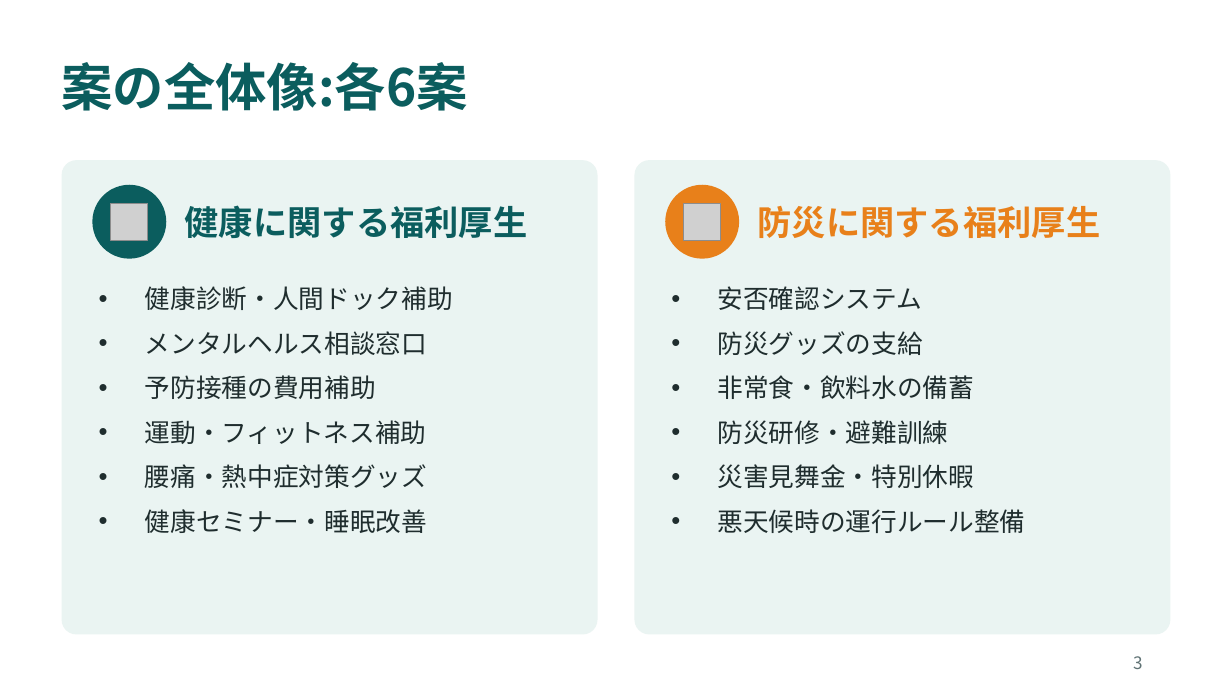
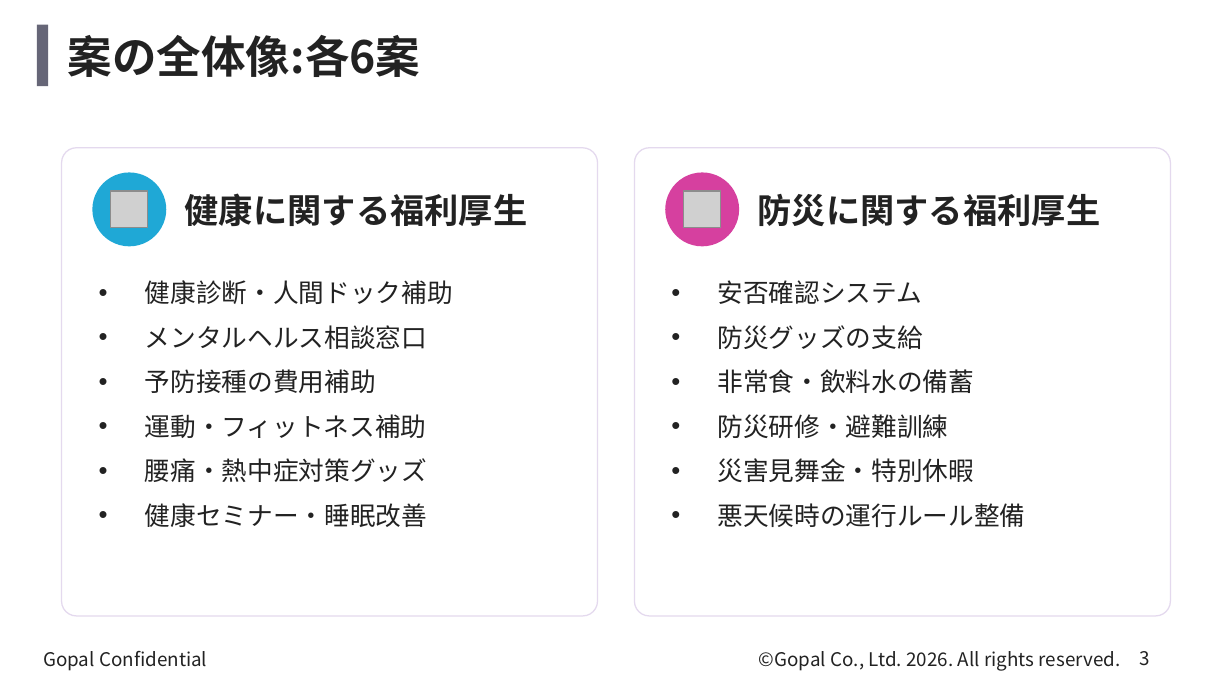
Before and after one commit to kagayugopal-eng/tamu, a slide deck: slide 3 of deck/welfare_health_disaster.pptx. Drawn at 1232x693 pixels with LibreOffice and Linux fonts; fonts in the diff are those of the drawing; grey boxes stand for pictures; background and template pictures are left out. Boxes give left, top, right and bottom in pixels: in the first picture for what was removed or moved away, otherwise in the second. Text is boxed around its words. In the diff, an @@ line names an element or a change of style, - is before the commit and + after.

```diff
--- a/deck/welfare_health_disaster.pptx
+++ b/deck/welfare_health_disaster.pptx
@@ rectangle added at (37, 25, 48, 86), fill #666677 @@
@@ title "案の全体像:各6案": place and size @@
-title "案の全体像:各6案" at (62, 62, 468, 111)
+title "案の全体像:各6案" at (68, 35, 421, 77)
@@ title "案の全体像:各6案" at (68, 35, 421, 77): size 30 to 26 pt, text colour #0B5D5E to #222222 @@
@@ rounded rectangle: place and size @@
-rounded rectangle at (62, 160, 598, 634)
+rounded rectangle at (62, 148, 598, 616)
@@ rounded rectangle at (62, 148, 598, 616): fill #EAF4F2 to #FFFFFF at 85% opacity; outline none to #E4D9EE 0.75 pt; proportions changed @@
@@ rounded rectangle at (634, 148, 1170, 616): fill #EAF4F2 to #FFFFFF at 85% opacity; outline none to #E4D9EE 0.75 pt; proportions changed @@
@@ rounded rectangle: place and size @@
-rounded rectangle at (634, 160, 1170, 634)
+rounded rectangle at (634, 148, 1170, 616)
@@ ellipse at (92, 172, 166, 246): fill #0B5D5E to #1FA8D6 @@
@@ text "健康に関する福利厚生" at (185, 193, 528, 226): text colour #0B5D5E to #222222 @@
@@ 2 texts, 2 ellipses: place and size @@
-2 texts, 2 ellipses at (92, 185, 1101, 259)
+2 texts, 2 ellipses at (92, 172, 1101, 246)
@@ ellipse at (665, 172, 739, 246): fill #E8801A to #D6409F @@
@@ text "防災に関する福利厚生" at (758, 194, 1101, 226): text colour #E8801A to #222222 @@
@@ picture: place and size @@
-picture at (111, 203, 148, 240)
+picture at (111, 191, 148, 228)
@@ picture: place and size @@
-picture at (684, 203, 721, 240)
+picture at (684, 191, 721, 228)
@@ text "健康診断・人間ドック補助" at (145, 280, 453, 527): text colour #1F2D2E to #222222 @@
@@ text "安否確認システム" at (718, 280, 1026, 527): text colour #1F2D2E to #222222 @@
@@ text added at (43, 651, 207, 671), 11 pt, text #222222 @@
+Gopal Confidential
@@ text added at (759, 651, 1121, 671), 11 pt, text #222222 @@
+©Gopal Co., Ltd. 2026. All rights reserved.
@@ page number at (1139, 651, 1149, 666): size 10 to 11 pt, text colour #5F7274 to #222222 @@
```
Also in this commit, not shown: 7 other slides changed, 5 other files.
